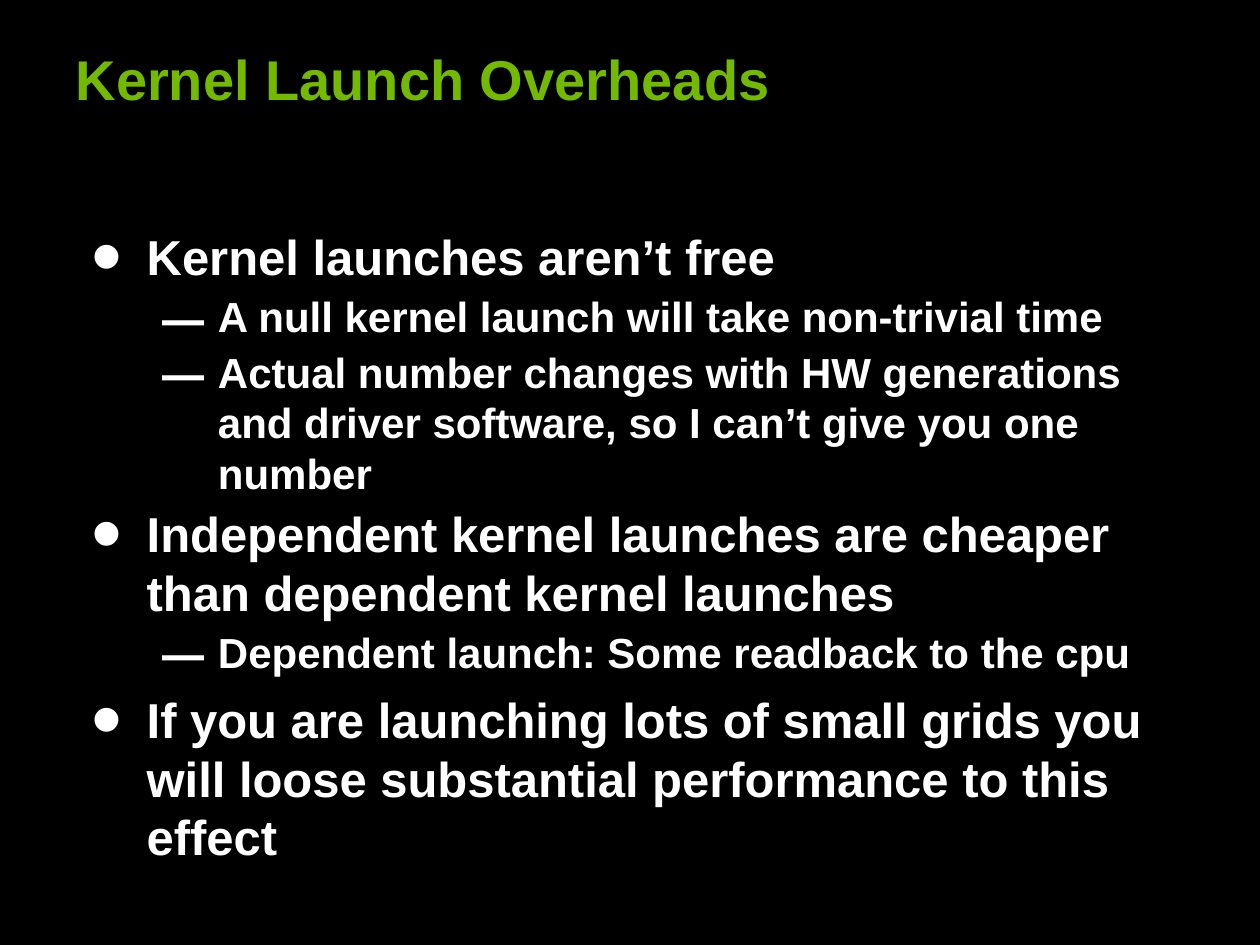
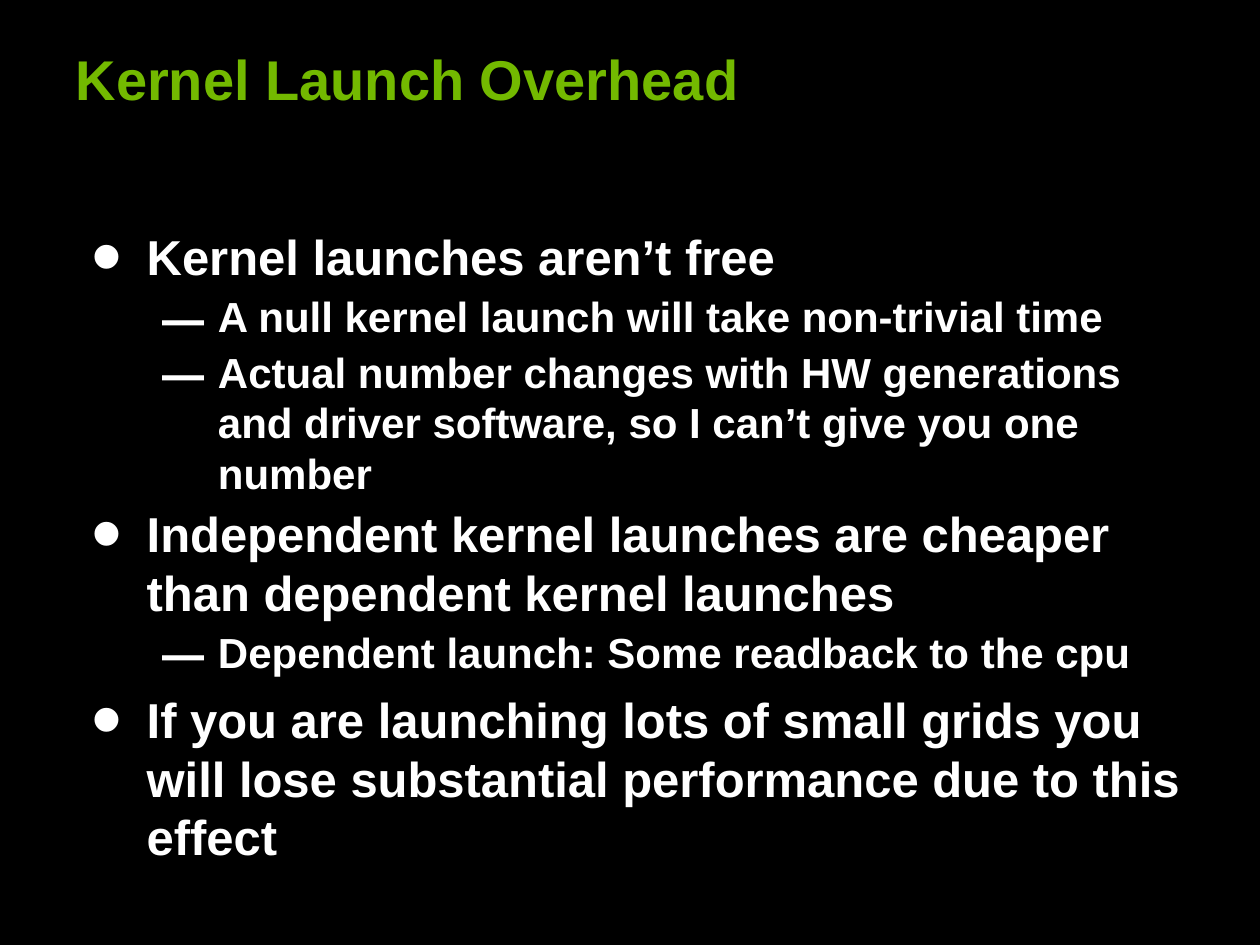
Before and after one commit to leofang/stanford-cs193g-sp2010, a slide deck: slide 42 of trunk/lectures/lecture_5/performance_considerations.ppt. Drawn at 1260x945 pixels with LibreOffice and Linux fonts; fonts in the diff are those of the drawing. Boxes give left, top, right and bottom in pixels: in the first picture for what was removed or moved away, otherwise in the second. Text is boxed around its words. In the diff, an @@ line names an element or a change of style, - is before the commit and + after.

```diff
--- a/trunk/lectures/lecture_5/performance_considerations.ppt
+++ b/trunk/lectures/lecture_5/performance_considerations.ppt
@@ title at bbox=[76, 59, 738, 101]: text changed @@
-Kernel Launch Overheads
+Kernel Launch Overhead
@@ text at bbox=[147, 702, 1180, 856]: text changed @@
-• If you are launching lots of small grids you will loose substantial performance to this effect
+• If you are launching lots of small grids you will lose substantial performance due to this effect
```
Also in this commit, not shown: 22 other slides changed, 1 other file.
